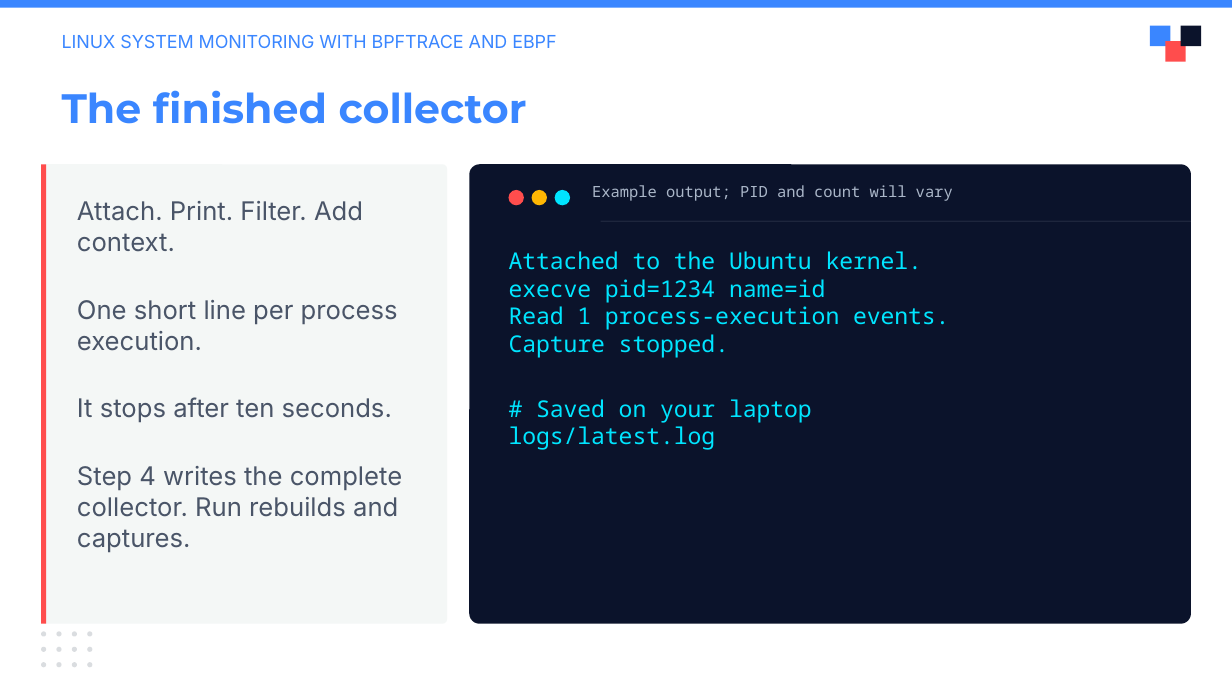
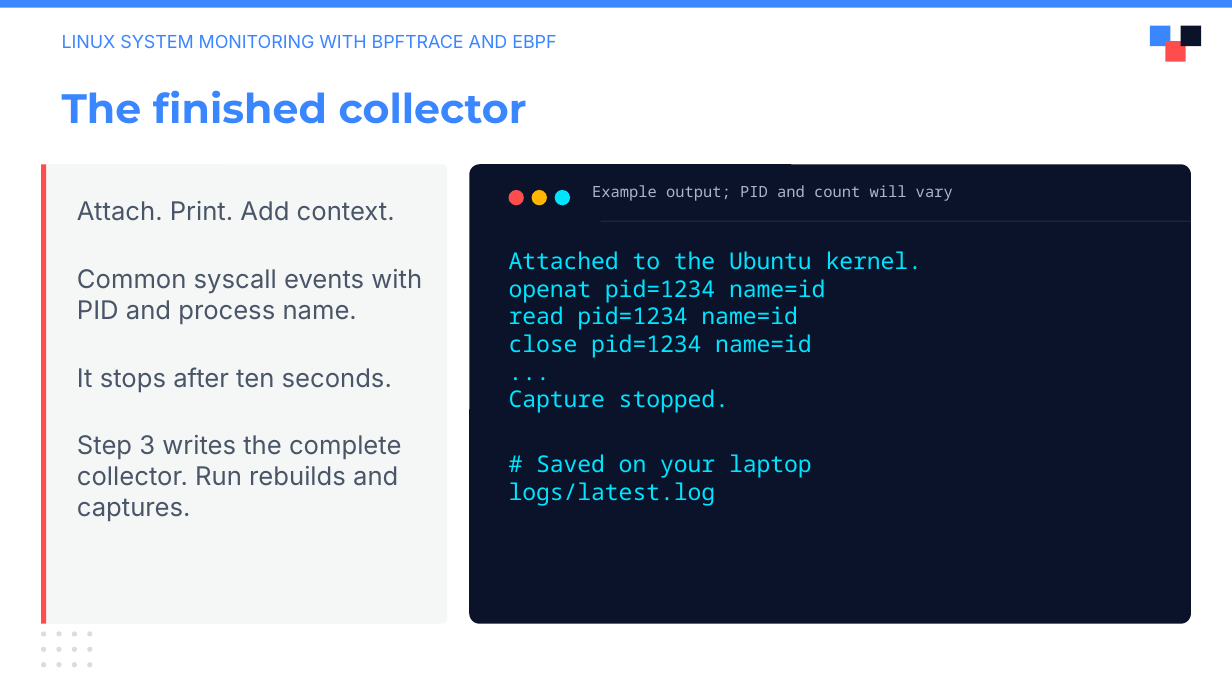
Before and after one commit to julianshalaby-perj/falco-libs-workshop, a slide deck: slide 12 of presentation/falco-libs-intro.pptx (slide 13 before the commit). Drawn at 1232x693 pixels with LibreOffice and Linux fonts; fonts in the diff are those of the drawing; background and template pictures are left out. Boxes give left, top, right and bottom in pixels: in the first picture for what was removed or moved away, otherwise in the second. Text is boxed around its words. In the diff, an @@ line names an element or a change of style, - is before the commit and + after.

Commit message:
Focus slides on raw syscall capture and enrichment in three steps

```diff
--- a/presentation/falco-libs-intro.pptx
+++ b/presentation/falco-libs-intro.pptx
@@ text at [77,201,422,324]: text changed @@
-Attach. Print. Filter. Add context.
-One short line per process execution.
+Attach. Print. Add context.
+Common syscall events with PID and process name.
@@ text at [509,279,826,358]: text changed @@
-execve pid=1234 name=id
-Read 1 process-execution events.
+openat pid=1234 name=id
+read pid=1234 name=id
+close pid=1234 name=id
+...
@@ text at [77,435,401,522]: text changed @@
-Step 4 writes the complete collector. Run rebuilds and captures.
+Step 3 writes the complete collector. Run rebuilds and captures.
```
Also in this commit, not shown: 5 other slides changed, 1 slide removed.
